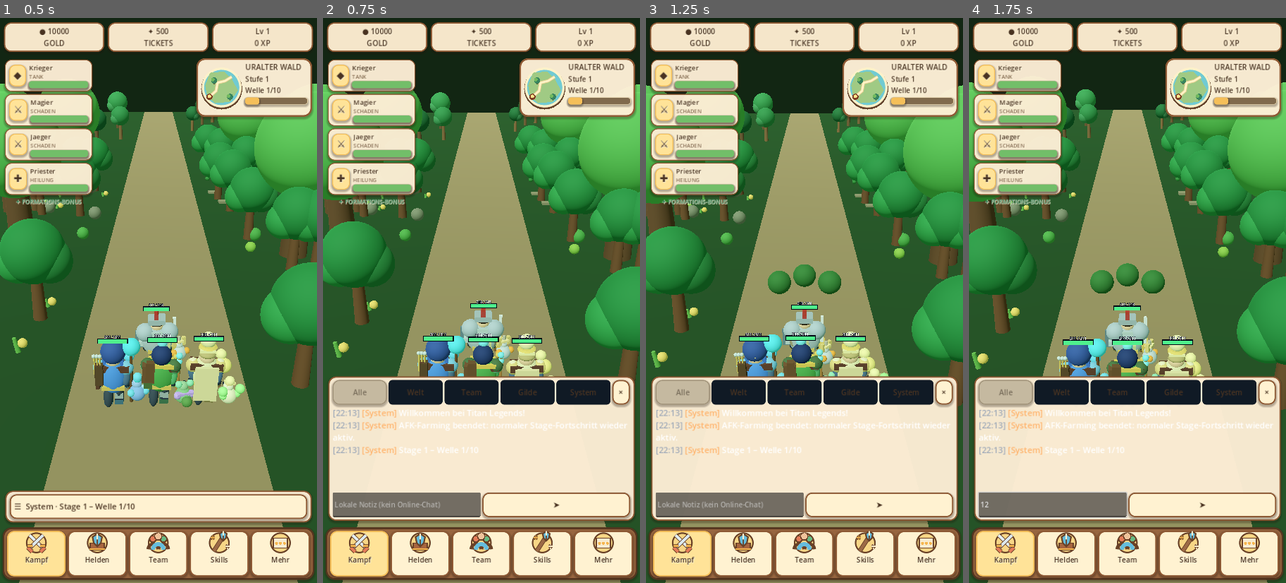
Above: before the commit, frames 1-4 (left to right).
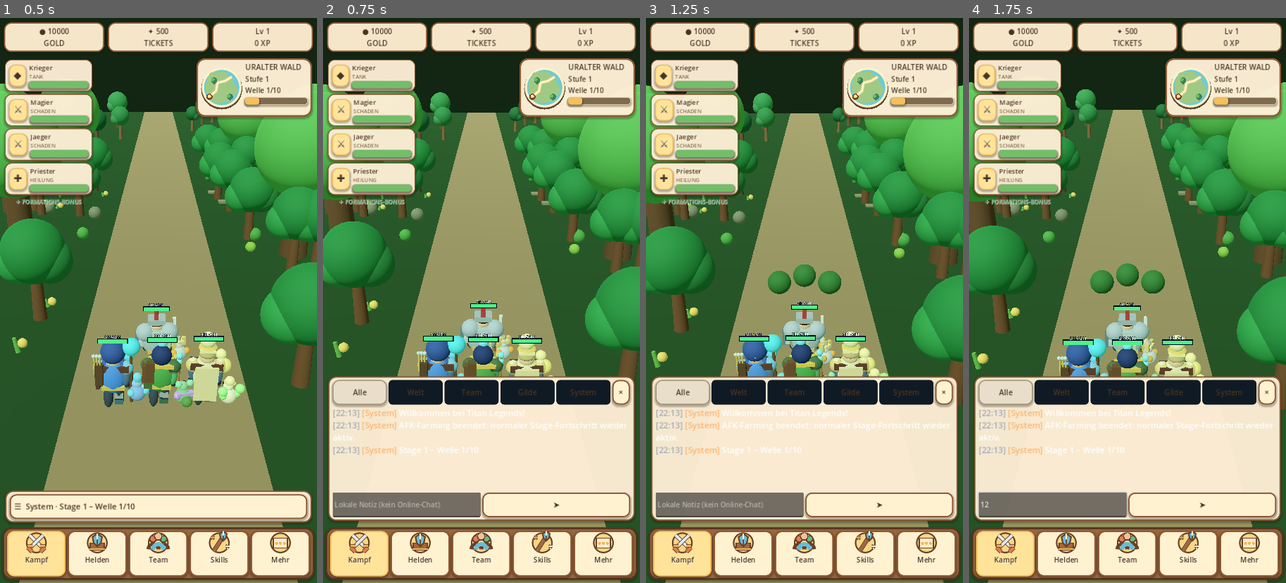
Above: after the commit, the same moments.

Repository: xynewageyx/TitanLegend
Game: Godot game, scene res://scenes/main.tscn
Two runs of this game, one before a commit and one after it. Both use one fixed random seed, a clock stepped at 60 frames per second and the inputs below.
Inputs (mouse positions are in pixels of both pictures, inside the frame that each line leads up to):
- Up to frame 1 (0.5 s): no input
- Up to frame 2 (0.75 s): click "☰ System · Stage 1 – Welle 1/…" at 0.5 s
- Up to frame 3 (1.25 s): no input
- Up to frame 4 (1.75 s): click (1051, 503) at 1.27 s; type "12" at 1.35 s

Frame 1 is identical in both runs. In frame 2, 0.6% of the frame differs, in the area x 3-20%, y 64-69%; in frame 3, 0.6%; in frame 4, 0.6%.

Commit message:
Increase contrast for disabled Android equipment action buttons

Diff:
--- a/scripts/adventure_ui_theme.gd
+++ b/scripts/adventure_ui_theme.gd
@@ -35,13 +35,13 @@
  button_node.add_theme_stylebox_override("normal", plaque(normal_fill, GOLD if chosen else WOOD, 15, 3))
  button_node.add_theme_stylebox_override("hover", plaque(hover_fill, GOLD, 15, 3))
  button_node.add_theme_stylebox_override("pressed", plaque(GOLD, WOOD_DARK, 15, 3))
- button_node.add_theme_stylebox_override("disabled", plaque(Color("#c5b9a0"), Color("#9e9076"), 15, 2))
+ button_node.add_theme_stylebox_override("disabled", plaque(Color("#e8dec9"), Color("#9e9076"), 15, 2))
  button_node.add_theme_stylebox_override("focus", plaque(Color.TRANSPARENT, GOLD, 15, 2))
  button_node.add_theme_color_override("font_color", INK)
  button_node.add_theme_color_override("font_hover_color", INK)
  button_node.add_theme_color_override("font_pressed_color", WOOD_DARK)
  button_node.add_theme_color_override("font_focus_color", INK)
- button_node.add_theme_color_override("font_disabled_color", Color("#796e5c"))
+ button_node.add_theme_color_override("font_disabled_color", Color("#493b2c"))
  button_node.add_theme_font_size_override("font_size", 18 if compact else 20)
  button_node.custom_minimum_size.y = 56 if compact else 64
  button_node.clip_text = true
